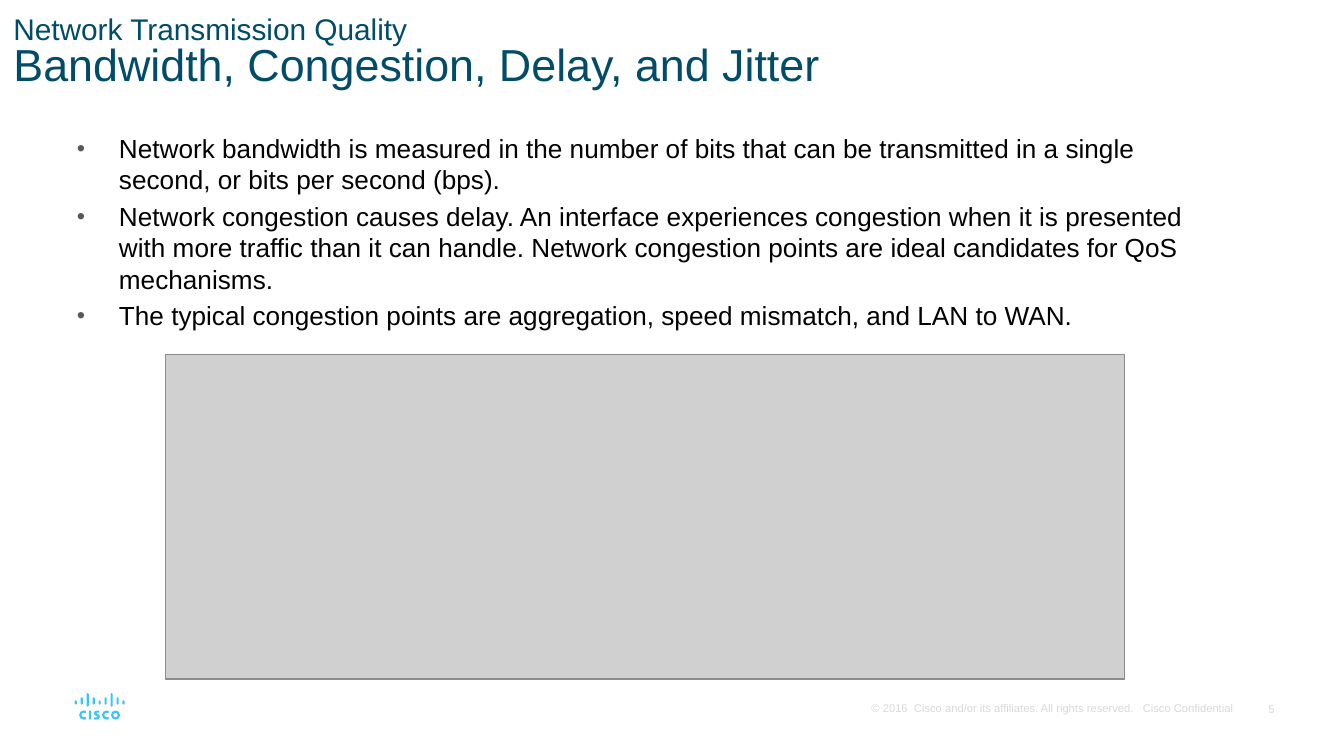
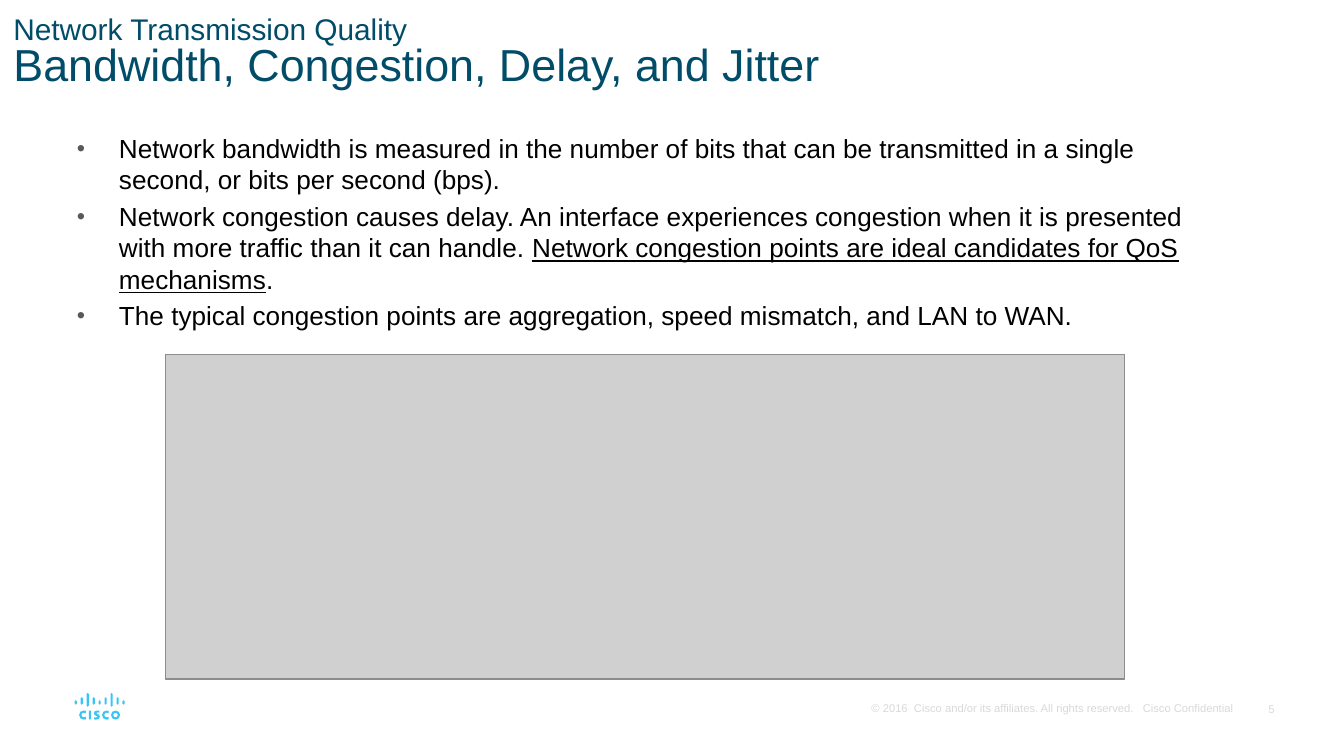
Before and after one commit to jb23lm87/CCNA-V7, a slide deck: slide 5 of ENSA_Module_9.pptx. Drawn at 1344x756 pixels with LibreOffice and Linux fonts; fonts in the diff are those of the drawing; grey boxes stand for pictures. Boxes give left, top, right and bottom in pixels: in the first picture for what was removed or moved away, otherwise in the second. Text is boxed around its words. In the diff, an @@ line names an element or a change of style, - is before the commit and + after.

```diff
--- a/ENSA_Module_9.pptx
+++ b/ENSA_Module_9.pptx
@@ text at <box>119,207,1181,293</box>: underline on in "Network congestion points are ideal candidates for ..." @@
```
Also in this commit, not shown: 2 other slides changed.
